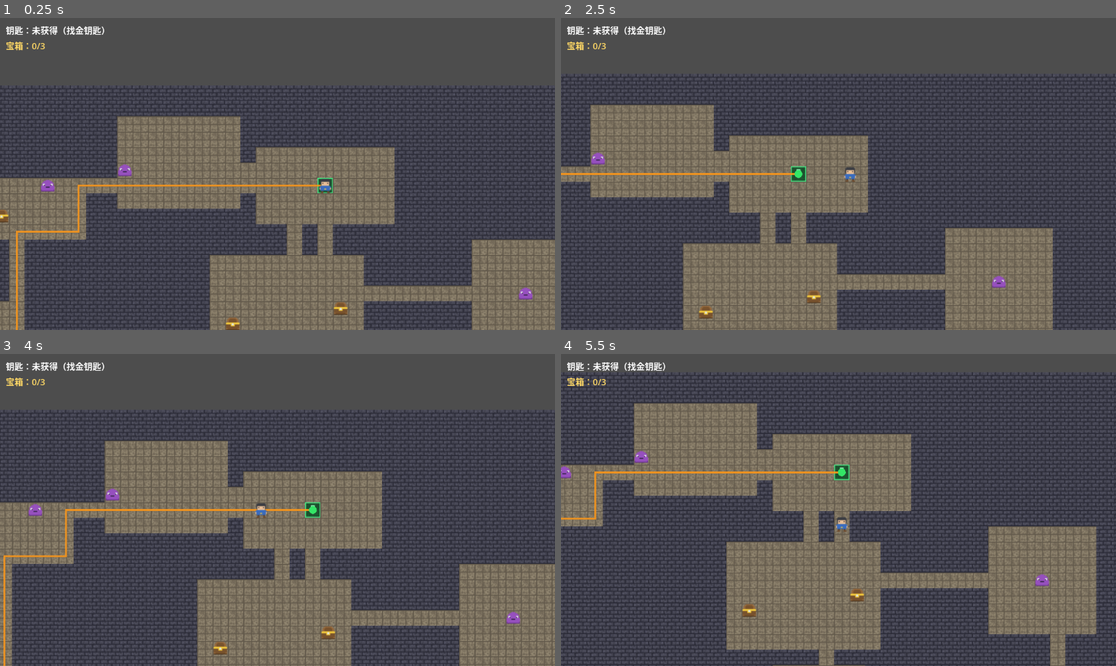
Above: before the commit, frames 1-4 (two rows, left to right).
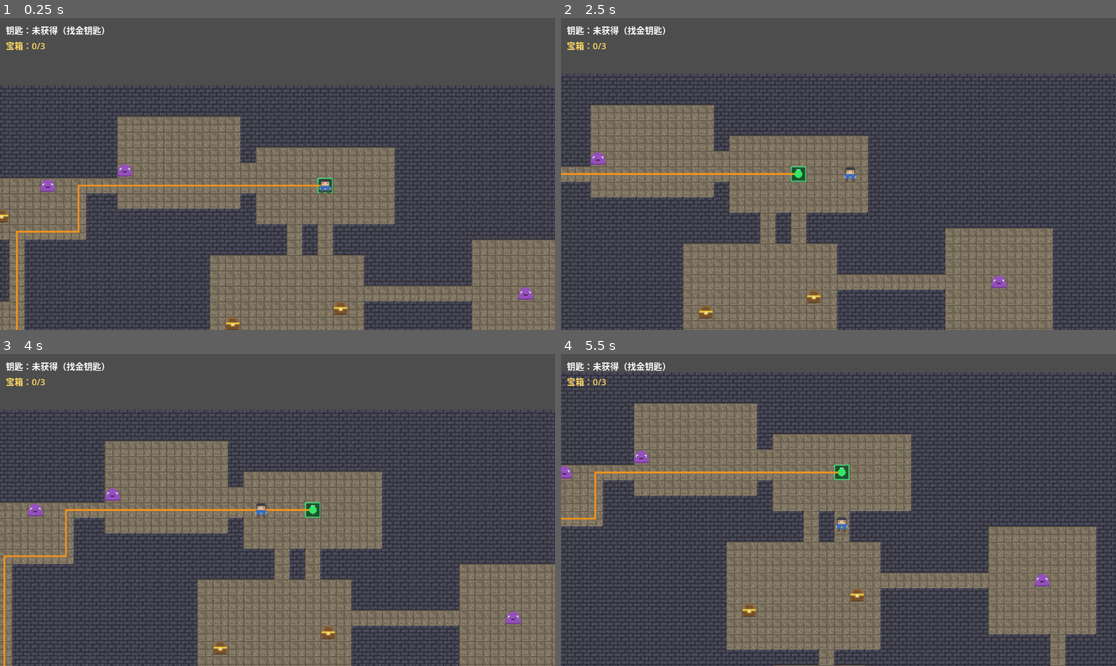
Above: after the commit, the same moments.

Repository: longray/godot_learn
Game: Godot game, scene res://lessons/lesson03_playable/lesson03.tscn
Two runs of this game, one before a commit and one after it. Both use one fixed random seed, a clock stepped at 60 frames per second and the inputs below.
Inputs (mouse positions are in pixels of both pictures, inside the frame that each line leads up to):
- Up to frame 1 (0.25 s): no input
- Up to frame 2 (2.5 s): tap Enter at 0.5 s; move the mouse to (960, 158) at 0.52 s; hold D (move_right) 0.53-1.25 s; tap R at 0.6, 2.1 s; click (960, 158) at 0.67 s; drag from (727, 189) to (683, 311) at 1.27 s; tap Space at 2 s; move the mouse to (894, 105) at 2.02 s; hold D (move_right) from 2.03 s (still down)
- Up to frame 3 (4 s): release D (move_right) at 2.75 s; drag from (249, 572) to (16, 494) at 2.77 s; tap Enter at 3.5 s; move the mouse to (444, 556) at 3.52 s; hold A (move_left) from 3.53 s (still down); tap R at 3.6 s
- Up to frame 4 (5.5 s): release A (move_left) at 4.25 s; drag from (672, 463) to (927, 634) at 4.27 s; tap Space at 5 s; move the mouse to (866, 510) at 5.02 s; hold S (move_down) from 5.03 s (still down); tap R at 5.1 s; click (866, 510) at 5.17 s

The runs differ from the first frame. In frame 1, less than 0.1% of the frame differs, in the area x 7-96%, y 46-90%; in frame 2, less than 0.1%; in frame 3, less than 0.1%, in the area x 5-94%, y 42-87%; in frame 4, less than 0.1%.

Commit message:
feat: 第4课作业5——怪物升级为真正的敌人场景
- enemy.gd：CharacterBody2D 根（为下一课移动 AI 预留）+ player_touched
  信号解耦（敌人只报告，惩罚逻辑归 Main）+ 史莱姆呼吸动画
  （只缩 Sprite2D 不缩根——根 scale 会连带缩放碰撞体破坏触发半径）
- enemy.tscn：物理体 CircleShape r5（与玩家同）+ HazardArea r6.4
  （保持原 0.40x16 触发半径）+ monster.png
- dungeon_playable.gd：enemy_scene 导出参数 + _spawn_enemy 实例化；
  未配置时回退旧版 _create_hazard_area（保底不断更）
- lesson03.tscn：挂载 enemy_scene 引用
- 验证：统计零回归（key=(9,25) t=3 m=4），4 敌人实体
  CharacterBody2D+信号已连+HazardArea+Sprite2D 全部断言通过

Diff:
--- a/2d_rpg_dungeon/lessons/lesson03_playable/dungeon_playable.gd
+++ b/2d_rpg_dungeon/lessons/lesson03_playable/dungeon_playable.gd
@@ -49,6 +49,9 @@
 
 # 把你的 player.tscn 拖到这里
 @export var player_scene: PackedScene
+
+# 作业 5：把 enemy.tscn 拖到这里（未设置时怪物回退为旧版危险区）
+@export var enemy_scene: PackedScene
 
 @export var exit_radius_multiplier: float = 0.45
 @export var debug_print_path: bool = false
@@ -899,7 +902,7 @@
 		)
 
 	for cell in monster_cells:
-		_create_hazard_area(cell)
+		_spawn_enemy(cell)
 
 
 func _create_pickup_area(
@@ -918,6 +921,22 @@
 		area.body_entered.connect(_on_treasure_body_entered.bind(area))
 
 	return area
+
+
+func _spawn_enemy(cell: Vector2i) -> void:
+	# 作业 5：实例化真正的敌人场景（CharacterBody2D + player_touched 信号）
+	if enemy_scene != null:
+		var enemy := enemy_scene.instantiate() as CharacterBody2D
+		if enemy:
+			enemy.position = _cell_to_center_local(cell)
+			enemy.player_touched.connect(_on_enemy_player_touched)
+			tile_layer.add_child(enemy)
+			dynamic_entities.append(enemy)
+			return
+
+	# 回退：未配置敌人场景时用旧版危险区（保底不断更）
+	push_warning("enemy_scene 未设置，怪物回退为危险区。")
+	_create_hazard_area(cell)
 
 
 func _create_hazard_area(cell: Vector2i) -> Area2D:
@@ -995,6 +1014,15 @@
 	print("碰到怪物！回到入口。")
 
 	# 本课规则：碰到怪物 → 传送回入口（后续课程升级为扣血/战斗）
+	if is_instance_valid(player_instance):
+		player_instance.global_position = get_entrance_world_position()
+
+
+func _on_enemy_player_touched() -> void:
+	# 作业 5：敌人场景信号回调（行为与 _on_monster_body_entered 一致）
+	# 惩罚逻辑集中在此，下一课升级战斗系统时只改这一处
+	print("碰到怪物！回到入口。")
+
 	if is_instance_valid(player_instance):
 		player_instance.global_position = get_entrance_world_position()
 
--- /dev/null
+++ b/2d_rpg_dungeon/lessons/lesson03_playable/enemy.gd
@@ -0,0 +1,32 @@
+extends CharacterBody2D
+
+# =========================
+# 第 4 课作业 5：真正的敌人场景
+# 根节点 CharacterBody2D（为下一课移动 AI / 战斗预留架构）
+# 本课行为与"怪物危险区"一致：玩家触碰 → 信号通知 Main → 传送回入口
+# =========================
+
+# 玩家触碰信号（解耦：敌人只报告事件，惩罚逻辑归 Main）
+signal player_touched
+
+# 呼吸动画计时
+var _t := 0.0
+
+
+func _ready() -> void:
+	var hazard := $HazardArea as Area2D
+	if hazard:
+		hazard.body_entered.connect(_on_hazard_body_entered)
+
+
+func _process(delta: float) -> void:
+	# 史莱姆呼吸：轻微正弦缩放
+	# 只缩 Sprite2D 不缩根节点——根 scale 会连带缩放子节点碰撞体，破坏触发半径
+	_t += delta
+	var s := 1.0 + 0.08 * sin(_t * 3.0)
+	$Sprite2D.scale = Vector2(s, s)
+
+
+func _on_hazard_body_entered(body: Node2D) -> void:
+	if body.is_in_group("player"):
+		player_touched.emit()
--- /dev/null
+++ b/2d_rpg_dungeon/lessons/lesson03_playable/enemy.tscn
@@ -0,0 +1,24 @@
+[gd_scene load_steps=5 format=3]
+
+[ext_resource type="Script" path="res://lessons/lesson03_playable/enemy.gd" id="1_enemy"]
+[ext_resource type="Texture2D" path="res://assets/sprites/monster.png" id="2_sprite"]
+
+[sub_resource type="CircleShape2D" id="CircleShape2D_body"]
+radius = 5.0
+
+[sub_resource type="CircleShape2D" id="CircleShape2D_hazard"]
+radius = 6.4
+
+[node name="Enemy" type="CharacterBody2D"]
+script = ExtResource("1_enemy")
+
+[node name="CollisionShape2D" type="CollisionShape2D" parent="."]
+shape = SubResource("CircleShape2D_body")
+
+[node name="Sprite2D" type="Sprite2D" parent="."]
+texture = ExtResource("2_sprite")
+
+[node name="HazardArea" type="Area2D" parent="."]
+
+[node name="CollisionShape2D" type="CollisionShape2D" parent="HazardArea"]
+shape = SubResource("CircleShape2D_hazard")
--- a/2d_rpg_dungeon/lessons/lesson03_playable/lesson03.tscn
+++ b/2d_rpg_dungeon/lessons/lesson03_playable/lesson03.tscn
@@ -1,16 +1,18 @@
-[gd_scene load_steps=5 format=3]
+[gd_scene load_steps=6 format=3]
 
 
 [ext_resource type="Script" path="res://lessons/lesson03_playable/dungeon_playable.gd" id="1_main"]
 [ext_resource type="TileSet" path="res://assets/tiles/dungeon_tiles.tres" id="2_tiles"]
 [ext_resource type="PackedScene" path="res://lessons/lesson03_playable/player.tscn" id="3_player"]
 [ext_resource type="Script" path="res://lessons/lesson03_playable/path_overlay.gd" id="4_overlay"]
+[ext_resource type="PackedScene" path="res://lessons/lesson03_playable/enemy.tscn" id="5_enemy"]
 
 [node name="Main" type="Node2D"]
 script = ExtResource("1_main")
 use_external_tiles = true
 tile_source_id = 0
 player_scene = ExtResource("3_player")
+enemy_scene = ExtResource("5_enemy")
 
 [node name="TileMapLayer" type="TileMapLayer" parent="."]
 tile_set = ExtResource("2_tiles")
